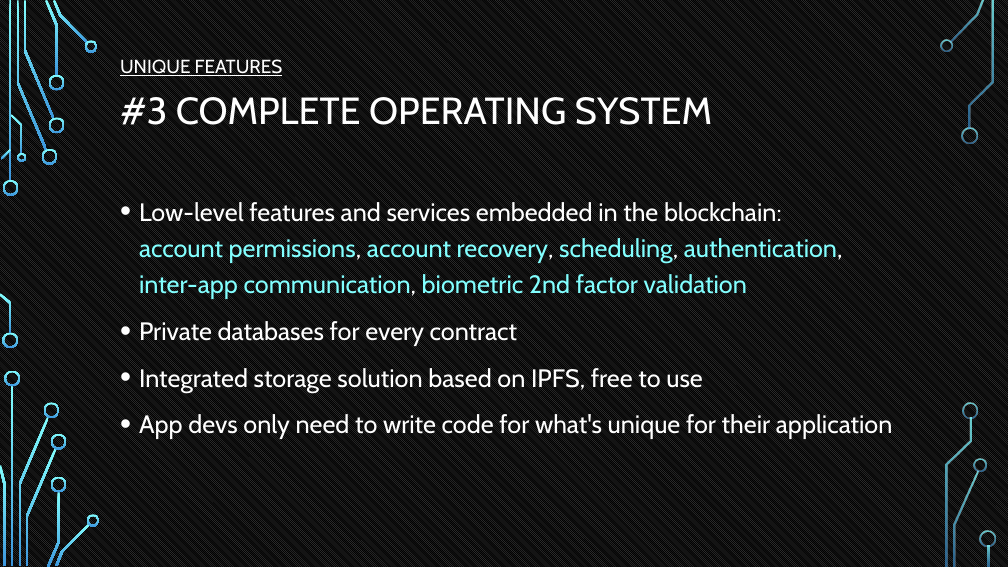
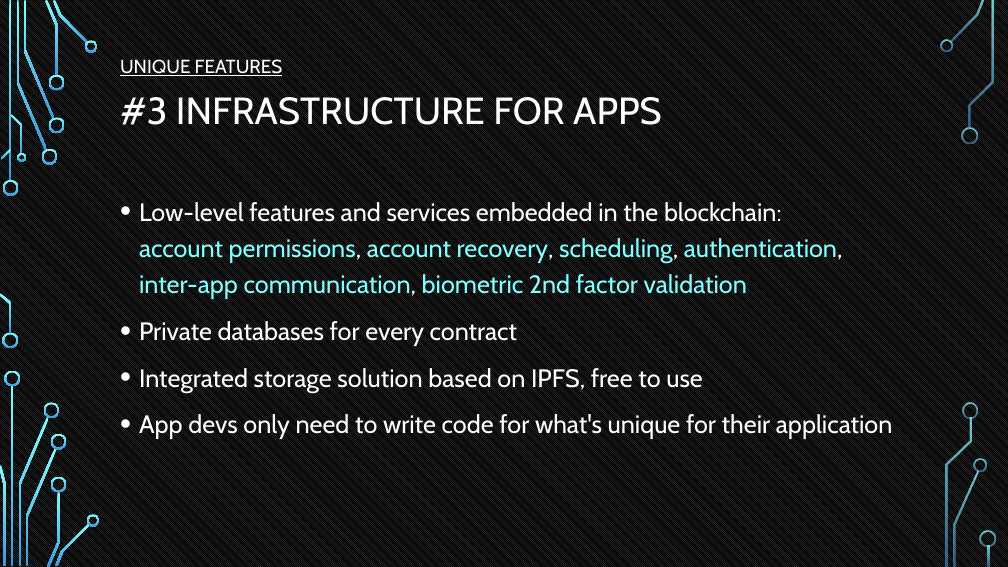
Before and after one commit to tokenika/tokenika.github.io, a slide deck: slide 31 of WarsawBlock.pptx (slide 36 before the commit). Drawn at 1008x567 pixels with LibreOffice and Linux fonts; fonts in the diff are those of the drawing; background and template pictures are left out. Boxes give left, top, right and bottom in pixels: in the first picture for what was removed or moved away, otherwise in the second. Text is boxed around its words. In the diff, an @@ line names an element or a change of style, - is before the commit and + after.

```diff
--- a/WarsawBlock.pptx
+++ b/WarsawBlock.pptx
@@ title at [120, 97, 662, 125]: text changed @@
-#3 COMPLETE OPERATING SYSTEM
+#3 INFRASTRUCTURE FOR APPS
```
Also in this commit, not shown: 9 other slides changed, 1 slide added, 1 other file.
